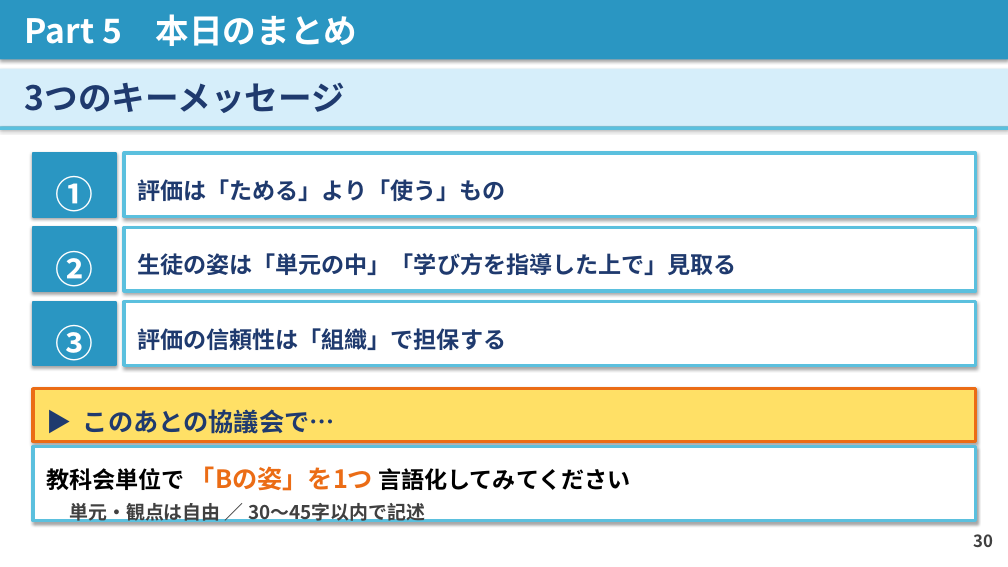
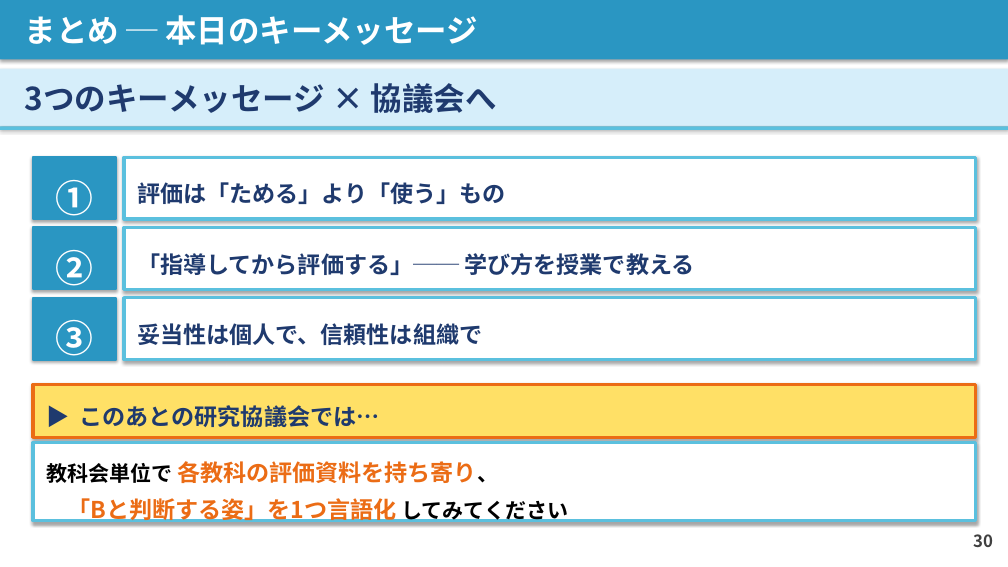
Before and after one commit to contynet730-star/con30, a slide deck: slide 30 of 講義スライド_石神井南中_20260603.pptx. Drawn at 1008x567 pixels with LibreOffice and Linux fonts; fonts in the diff are those of the drawing. Boxes give left, top, right and bottom in pixels: in the first picture for what was removed or moved away, otherwise in the second. Text is boxed around its words. In the diff, an @@ line names an element or a change of style, - is before the commit and + after.

```diff
--- a/講義スライド_石神井南中_20260603.pptx
+++ b/講義スライド_石神井南中_20260603.pptx
@@ text in rectangle at [25, 15, 478, 45]: text changed; size 32 to 30 pt @@
-Part 5 本日のまとめ
+まとめ ─ 本日のキーメッセージ
@@ text in rectangle at [25, 83, 497, 113]: text changed; size 32 to 30 pt @@
-3つのキーメッセージ
+3つのキーメッセージ × 協議会へ
@@ rectangle "①": place and size @@
-rectangle "①" at [33, 153, 116, 216]
+rectangle "①" at [33, 157, 116, 219]
@@ rectangle "評価は「ためる」より「使う」もの": place and size @@
-rectangle "評価は「ためる」より「使う」もの" at [124, 153, 975, 216]
+rectangle "評価は「ためる」より「使う」もの" at [124, 157, 975, 219]
@@ text in rectangle at [137, 253, 695, 275]: text changed @@
-生徒の姿は「単元の中」「学び方を指導した上で」見取る
+「指導してから評価する」── 学び方を授業で教える
@@ 3 rectangles: place and size @@
-3 rectangles at [33, 302, 976, 442]
+3 rectangles at [33, 298, 976, 438]
@@ text in rectangle at [137, 323, 482, 345]: text changed @@
-評価の信頼性は「組織」で担保する
+妥当性は個人で、信頼性は組織で
@@ text in rectangle at [80, 405, 380, 427]: text changed; size 24 to 22 pt @@
-▶ このあとの協議会で…
+▶ このあとの研究協議会では…
@@ rectangle "教科会単位で 各教科の評価資料を持ち寄り、": place and size @@
-rectangle "教科会単位で 各教科の評価資料を持ち寄り、" at [33, 447, 976, 521]
+rectangle "教科会単位で 各教科の評価資料を持ち寄り、" at [33, 442, 976, 521]
@@ text in rectangle at [46, 461, 568, 523]: text changed; size 18 to 22 pt; text colour #404040 to #EB6C15 @@
-教科会単位で 「Bの姿」を1つ 言語化してみてください
-単元・観点は自由 ／ 30〜45字以内で記述
+教科会単位で 各教科の評価資料を持ち寄り、
+「Bと判断する姿」を1つ言語化 してみてください
```
Also in this commit, not shown: 16 other slides changed, 13 slides added, 13 slides removed, 1 other file.
